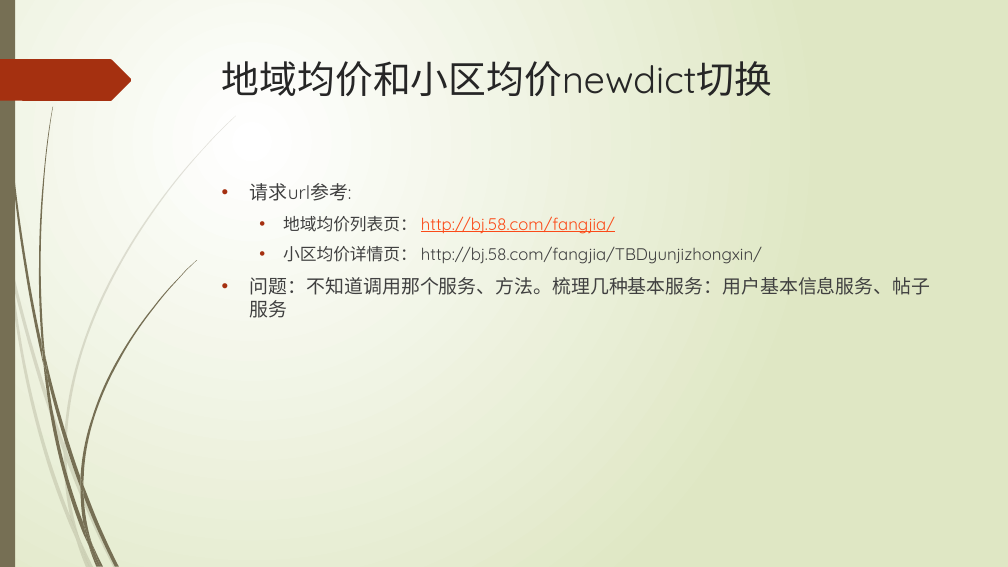
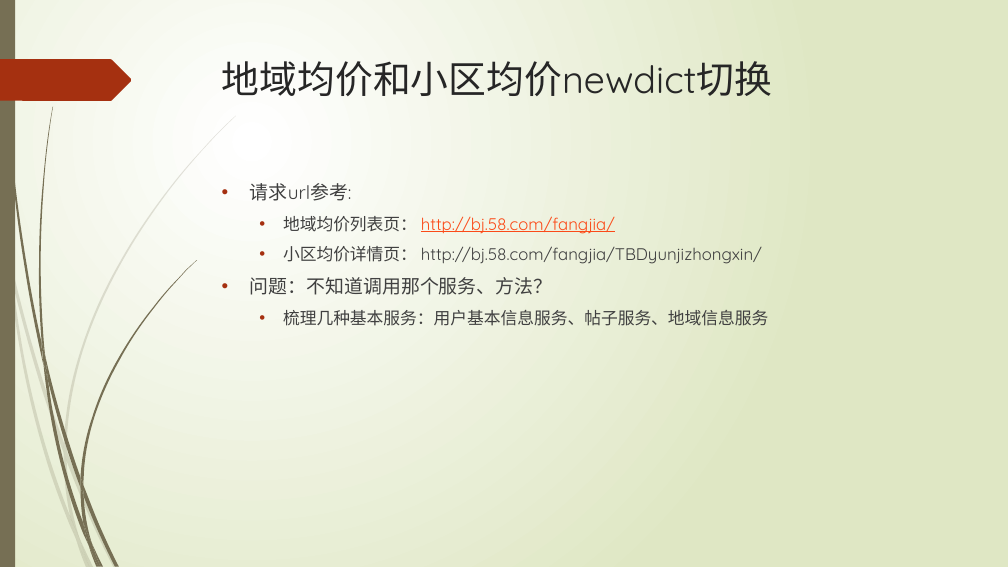
Before and after one commit to lspgithublxh/document, a slide deck: slide 9 of 业务习惯/入职三月以来工作总结.pptx. Drawn at 1008x567 pixels with LibreOffice and Linux fonts; fonts in the diff are those of the drawing. Boxes give left, top, right and bottom in pixels: in the first picture for what was removed or moved away, otherwise in the second. Text is boxed around its words. In the diff, an @@ line names an element or a change of style, - is before the commit and + after.

```diff
--- a/业务习惯/入职三月以来工作总结.pptx
+++ b/业务习惯/入职三月以来工作总结.pptx
@@ text at box(250, 277, 768, 326): text changed; size 18 to 16 pt @@
-• 问题：不知道调用那个服务、方法。梳理几种基本服务：用户基本信息服务、帖子服务
+• 问题：不知道调用那个服务、方法？
+  • 梳理几种基本服务：用户基本信息服务、帖子服务、地域信息服务
```
Also in this commit, not shown: 2 other slides changed, 3 slides added, 2 slides removed.
